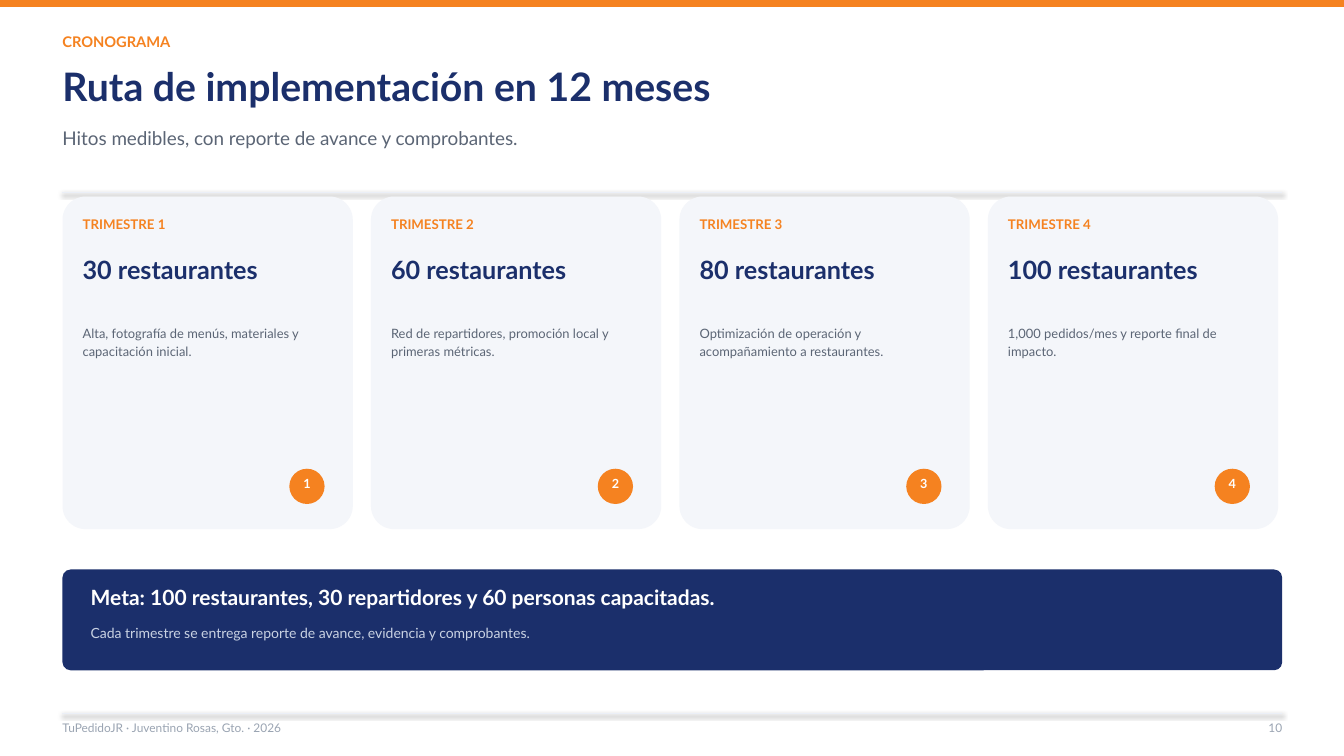
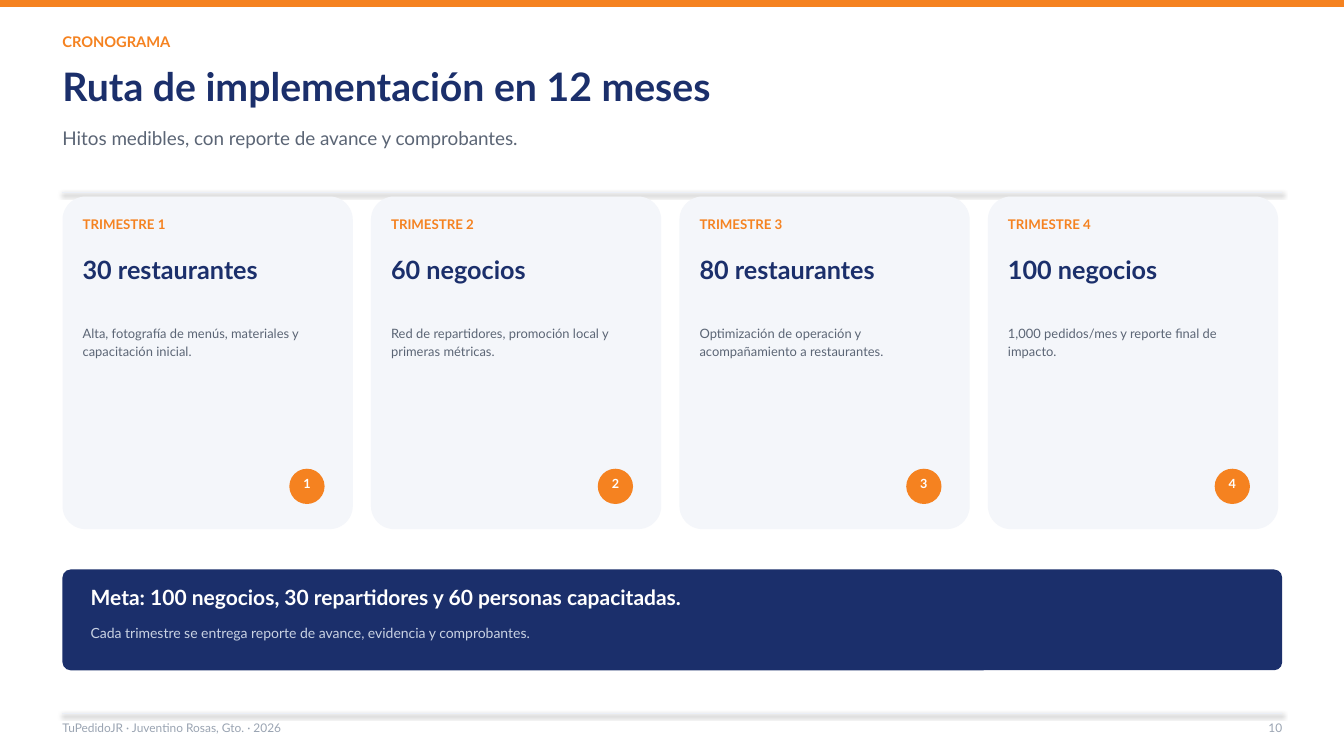
Before and after one commit to Lodoman-old/TuPedidoJR, a slide deck: slide 10 of docs/presentacion/TuPedidoJR_2026.pptx. Drawn at 1344x756 pixels with LibreOffice and Linux fonts; fonts in the diff are those of the drawing. Boxes give left, top, right and bottom in pixels: in the first picture for what was removed or moved away, otherwise in the second. Text is boxed around its words. In the diff, an @@ line names an element or a change of style, - is before the commit and + after.

```diff
--- a/docs/presentacion/TuPedidoJR_2026.pptx
+++ b/docs/presentacion/TuPedidoJR_2026.pptx
@@ text at (391, 260, 525, 283): text changed @@
-60 restaurantes
+60 negocios
@@ text at (1008, 260, 1157, 283): text changed @@
-100 restaurantes
+100 negocios
@@ text at (91, 589, 681, 609): text changed @@
-Meta: 100 restaurantes, 30 repartidores y 60 personas capacitadas.
+Meta: 100 negocios, 30 repartidores y 60 personas capacitadas.
```
Also in this commit, not shown: 8 other slides changed, 10 other files.
